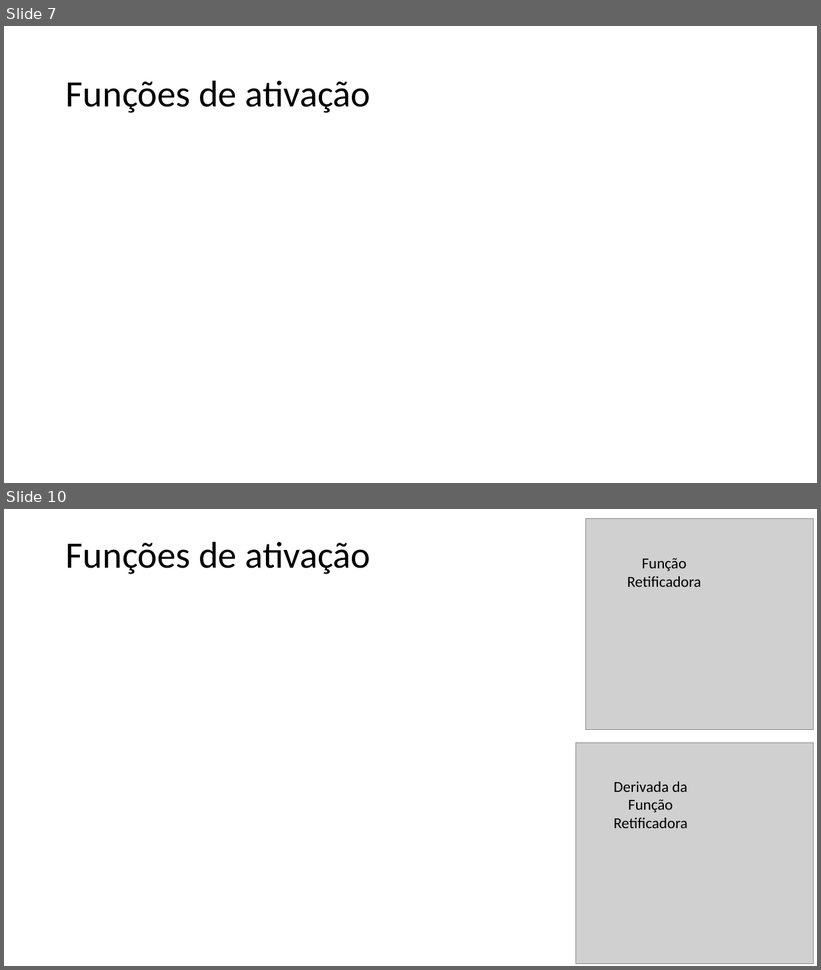
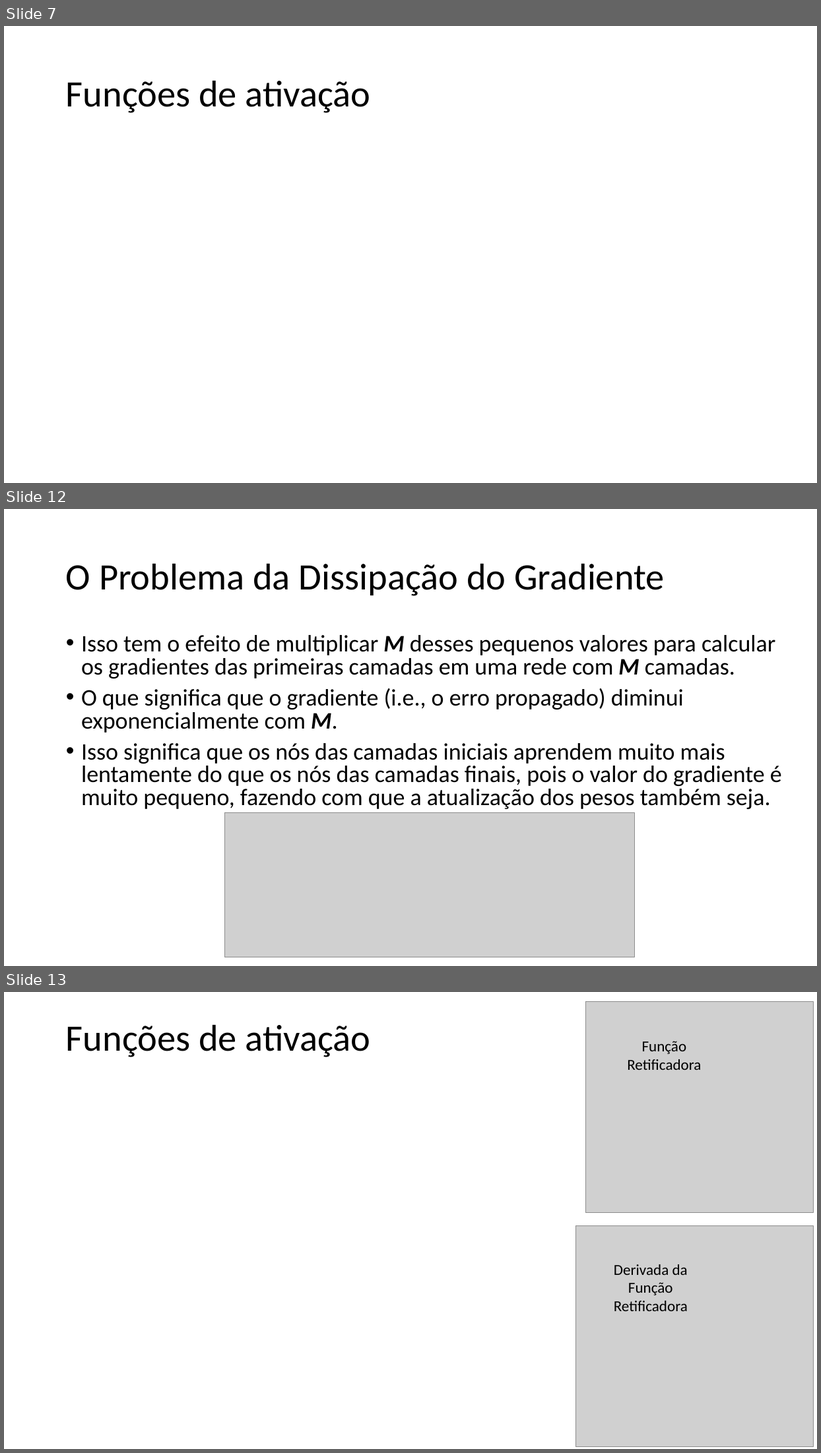
Before and after one commit to zz4fap/t320_aprendizado_de_maquina, a slide deck: slides/T320_Redes_Neurais_Artificiais (Parte II).pptx. Shown one above the other, each under a label of ours: slides 7 and 10 before the commit, slides 7, 12 and 13 after it; the slides between them are not shown. The pictures are 821x970 and 821x1453 pixels, drawn with LibreOffice and Linux fonts; fonts in the diff are those of the drawing; grey boxes stand for pictures. Boxes give left, top, right and bottom in pixels: in the first picture for what was removed or moved away, otherwise in the second. Text is boxed around its words. In the diff, an @@ line names an element or a change of style, - is before the commit and + after.

```diff
--- a/slides/T320_Redes_Neurais_Artificiais (Parte II).pptx
+++ b/slides/T320_Redes_Neurais_Artificiais (Parte II).pptx
@@ slide 12 added at (4,509,817,966), background #FFFFFF @@
@@ title added at (66,563,664,596), 44 pt, text #000000 @@
+O Problema da Dissipação do Gradiente
@@ text added at (81,635,782,809), 28 pt, text #000000 @@
+• Isso tem o efeito de multiplicar M desses pequenos valores para calcular os gradientes das primeiras camadas em uma rede com M camadas.
+• O que significa que o gradiente (i.e., o erro propagado) diminui exponencialmente com M.
+• Isso significa que os nós das camadas iniciais aprendem muito mais lentamente do que os nós das camadas finais, pois o valor do gradiente é muito pequeno, fazendo com que a atualização dos pesos também seja.
@@ picture added at (225,813,635,957) @@
@@ what was slide 10 is now slide 13 @@
```
Also in this commit, not shown: 8 slides changed, 3 other slides added, 38 slides removed, 14 other files.
